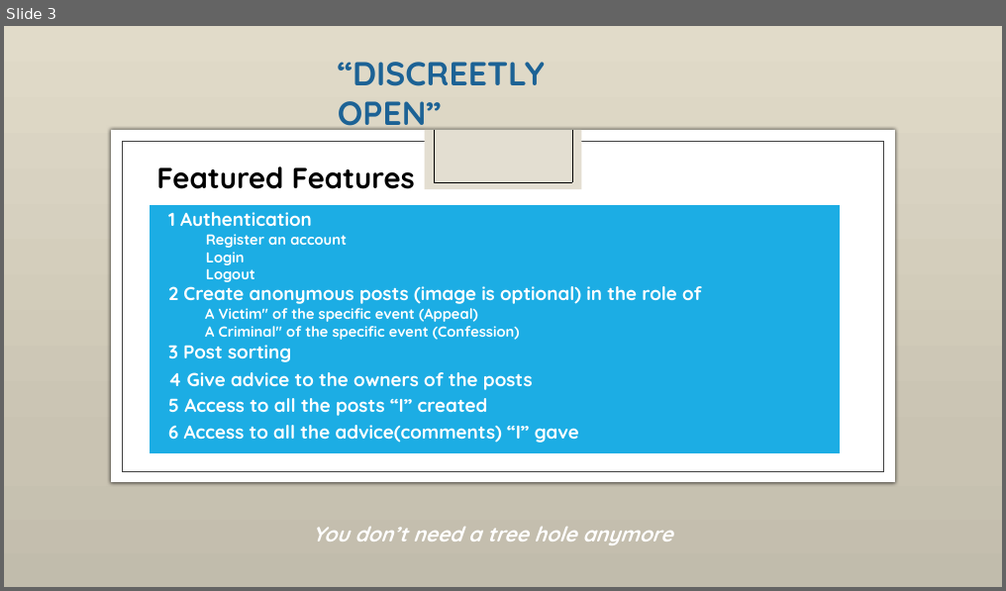
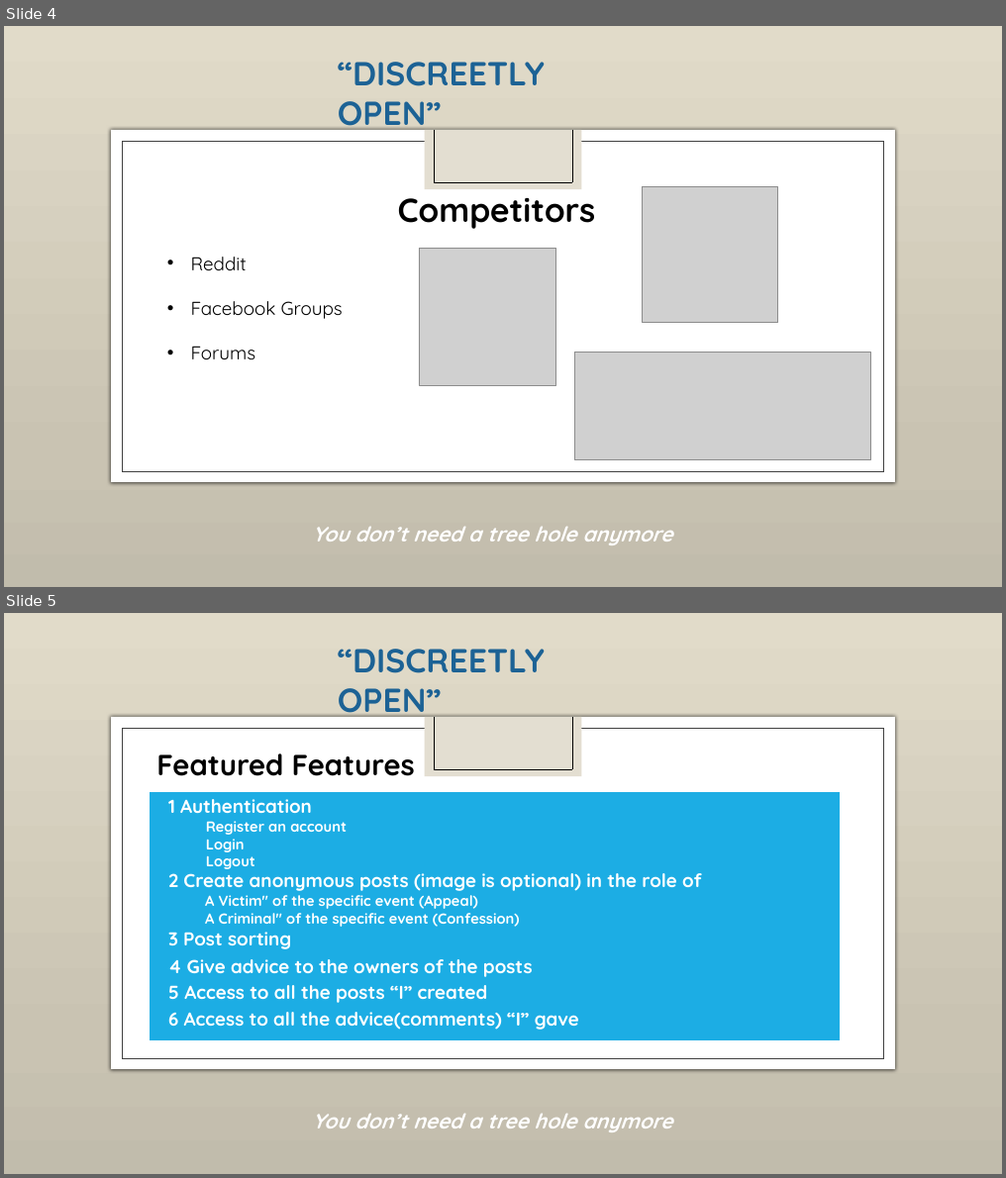
Before and after one commit to leahoho/moral-judges, a slide deck: MJ ppt 2018-7-24 (2).pptx. Shown one above the other, each under a label of ours: slide 3 before the commit, slides 4 and 5 after it. The pictures are 1006x591 and 1006x1178 pixels, drawn with LibreOffice and Linux fonts; fonts in the diff are those of the drawing; grey boxes stand for pictures; background and template pictures are left out. Boxes give left, top, right and bottom in pixels: in the first picture for what was removed or moved away, otherwise in the second. Text is boxed around its words. In the diff, an @@ line names an element or a change of style, - is before the commit and + after.

```diff
--- a/MJ ppt 2018-7-24 (2).pptx
+++ b/MJ ppt 2018-7-24 (2).pptx
@@ slide 4 added at (4,26,1002,587), background picture (left out); not listed: 6 template elements that a slide beside it also shows @@
@@ text added at (338,62,545,135), 32 pt, text #1D6294, bold @@
+“DISCREETLY OPEN”
@@ text added at (398,187,596,229), 32 pt, text #000000, bold @@
+Competitors
@@ picture added at (643,187,779,323) @@
@@ text added at (191,257,343,360), 18 pt, text #000000 @@
+• Reddit
+• Facebook Groups
+• Forums
@@ picture added at (419,249,556,386) @@
@@ picture added at (574,353,870,461) @@
@@ text added at (312,527,672,546), 20 pt, text #FFFFFF, bold, italic @@
+You don’t need a tree hole anymore
@@ what was slide 3 is now slide 5 @@
```
Also in this commit, not shown: 4 slides changed, 1 other slide added.
